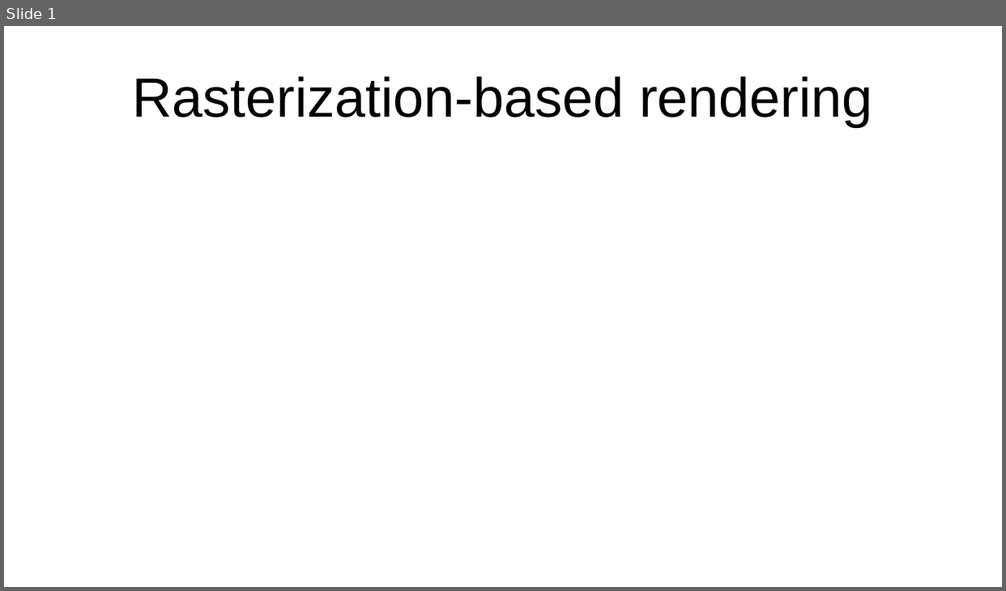
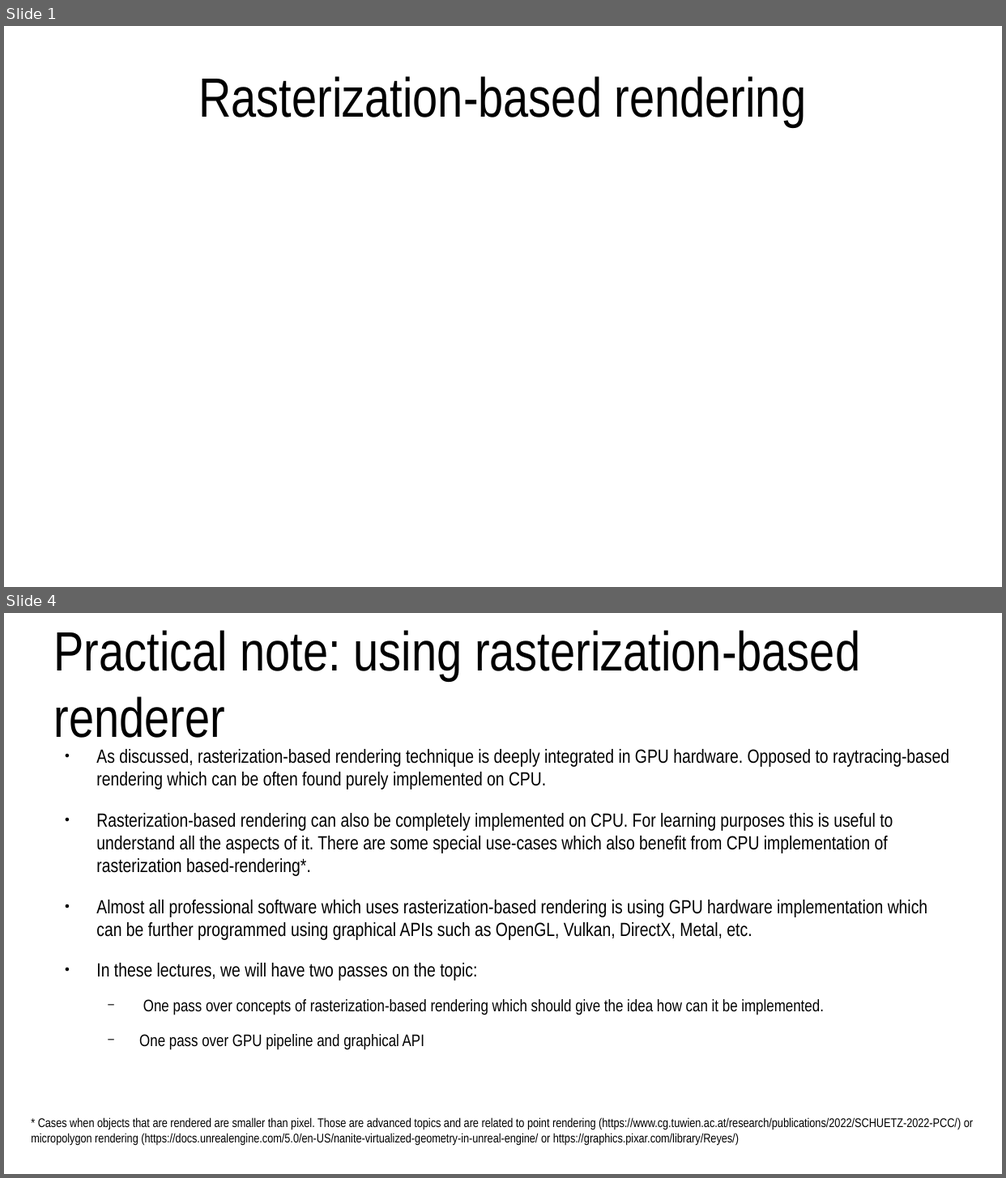
Before and after one commit to lorentzo/IntroductionToComputerGraphics, a slide deck: lectures/4_foundations_rendering/4_3_rasterization.odp. Shown one above the other, each under a label of ours: slide 1 before the commit, slides 1 and 4 after it; the slides between them are not shown. The pictures are 1006x591 and 1006x1178 pixels, drawn with LibreOffice and Linux fonts; fonts in the diff are those of the drawing. Boxes give left, top, right and bottom in pixels: in the first picture for what was removed or moved away, otherwise in the second. Text is boxed around its words. In the diff, an @@ line names an element or a change of style, - is before the commit and + after.

Commit message:
3d scene polygon mesh, rendering: rasterization, starting on images

```diff
--- a/lectures/4_foundations_rendering/4_3_rasterization.odp
+++ b/lectures/4_foundations_rendering/4_3_rasterization.odp
@@ slide 4 added at bbox=[4, 613, 1002, 1174], background #FFFFFF @@
@@ title added at bbox=[54, 630, 860, 738], 44 pt, text #000000 @@
+Practical note: using rasterization-based renderer
@@ text added at bbox=[96, 749, 949, 1050], 15.2 pt, text #000000 @@
+● As discussed, rasterization-based rendering technique is deeply integrated in GPU hardware. Opposed to raytracing-based rendering which can be often found purely implemented on CPU.
+● Rasterization-based rendering can also be completely implemented on CPU. For learning purposes this is useful to understand all the aspects of it. There are some special use-cases which also benefit from CPU implementation of rasterization based-rendering*.
+● Almost all professional software which uses rasterization-based rendering is using GPU hardware implementation which can be further programmed using graphical APIs such as OpenGL, Vulkan, DirectX, Metal, etc.
+● In these lectures, we will have two passes on the topic:
+  − One pass over concepts of rasterization-based rendering which should give the idea how can it be implemented.
+  − One pass over GPU pipeline and graphical API
@@ text added at bbox=[31, 1118, 973, 1146], 10 pt, text #000000 @@
+* Cases when objects that are rendered are smaller than pixel. Those are advanced topics and are related to point rendering (https://www.cg.tuwien.ac.at/research/publications/2022/SCHUETZ-2022-PCC/) or micropolygon rendering (https://docs.unrealengine.com/5.0/en-US/nanite-virtualized-geometry-in-unreal-engine/ or https://graphics.pixar.com/library/Reyes/)
@@ slide 1 changed as well @@
@@ title "Rasterization-based rendering" at bbox=[198, 76, 806, 127]: font Arial to Arial Narrow @@
```
Also in this commit, not shown: 4 other slides added, 4 other files.
